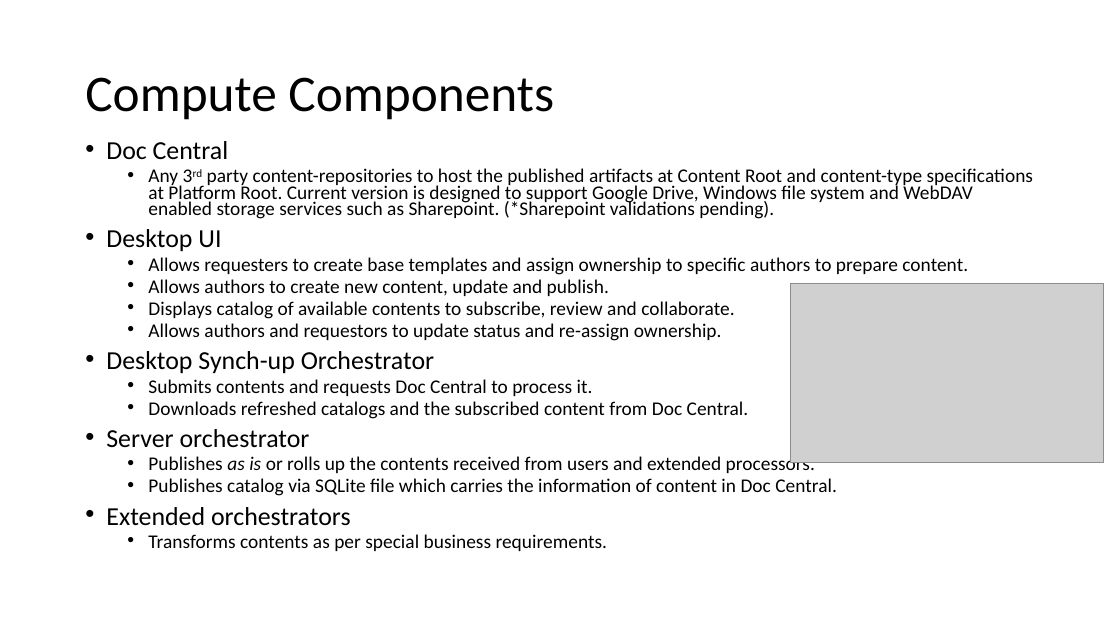
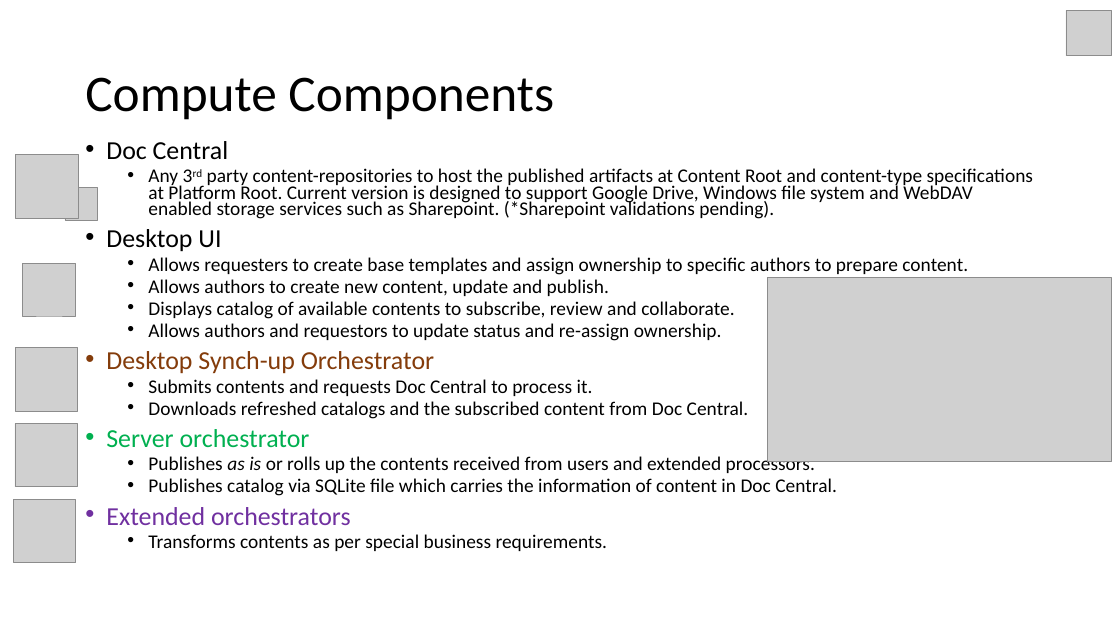
Before and after one commit to vibeeshK/CollabTracker, a slide deck: slide 7 of Documents/CollabTracker_Intro.pptx (slide 6 before the commit). Drawn at 1120x630 pixels with LibreOffice and Linux fonts; fonts in the diff are those of the drawing; grey boxes stand for pictures; background and template pictures are left out. Boxes give left, top, right and bottom in pixels: in the first picture for what was removed or moved away, otherwise in the second. Text is boxed around its words. In the diff, an @@ line names an element or a change of style, - is before the commit and + after.

```diff
--- a/Documents/CollabTracker_Intro.pptx
+++ b/Documents/CollabTracker_Intro.pptx
@@ picture added at (x1=1066, y1=10, x2=1112, y2=55) @@
@@ picture added at (x1=15, y1=155, x2=78, y2=218) @@
@@ picture added at (x1=65, y1=188, x2=97, y2=221) @@
@@ picture added at (x1=23, y1=263, x2=76, y2=316) @@
@@ picture resized from (x1=791, y1=283, x2=1103, y2=463) to (x1=768, y1=278, x2=1112, y2=461) @@
@@ picture added at (x1=15, y1=348, x2=77, y2=411) @@
@@ text at (x1=106, y1=351, x2=434, y2=525): text colour #000000 to #843C0B in "Desktop Synch-up Orchestrator"; text colour #000000 to #00B050 in "Server orchestrator"; text colour #000000 to #7030A0 in "Extended orchestrators" @@
@@ picture added at (x1=15, y1=423, x2=77, y2=486) @@
@@ picture added at (x1=13, y1=500, x2=76, y2=563) @@
```
Also in this commit, not shown: 16 other slides changed, 1 other file.
